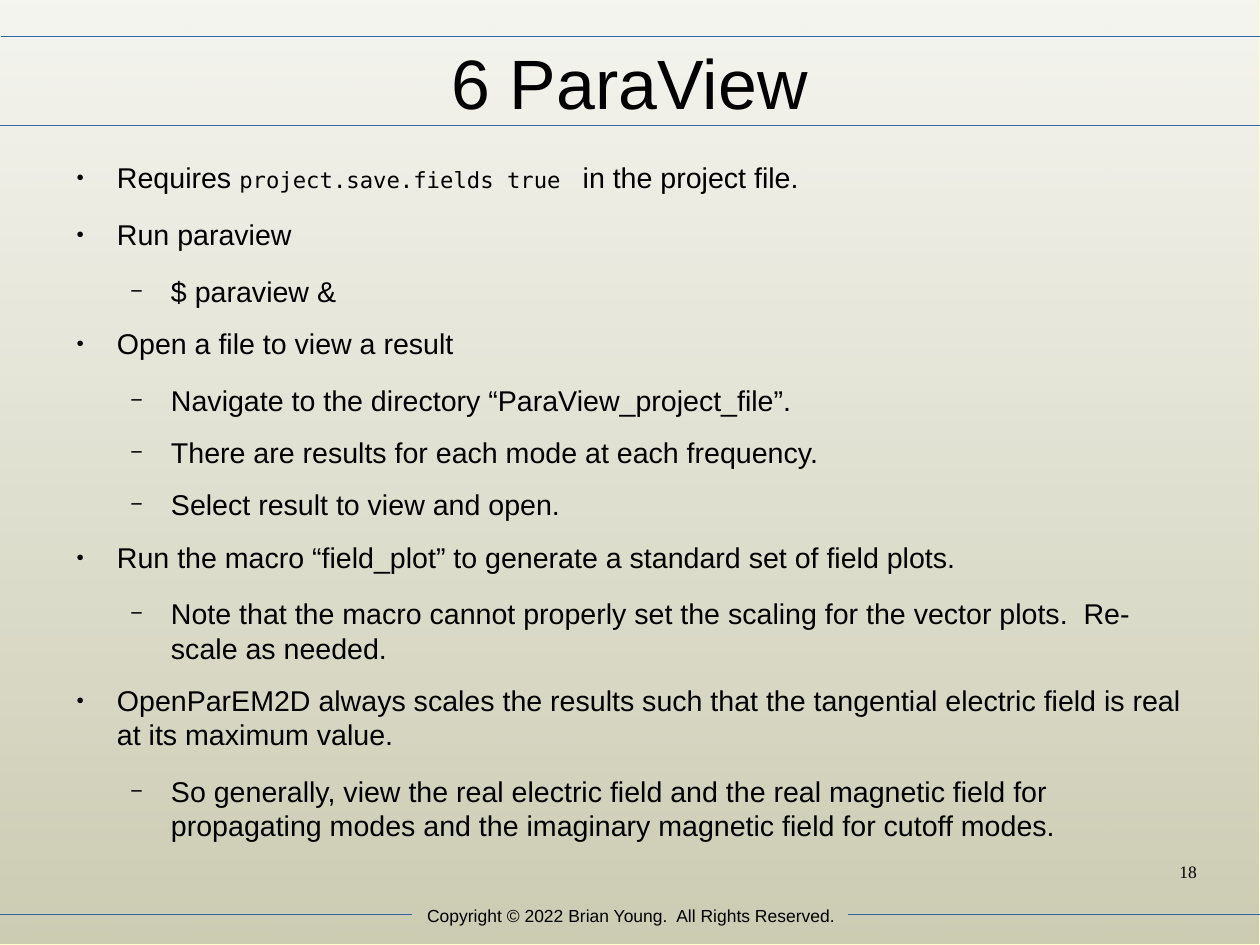
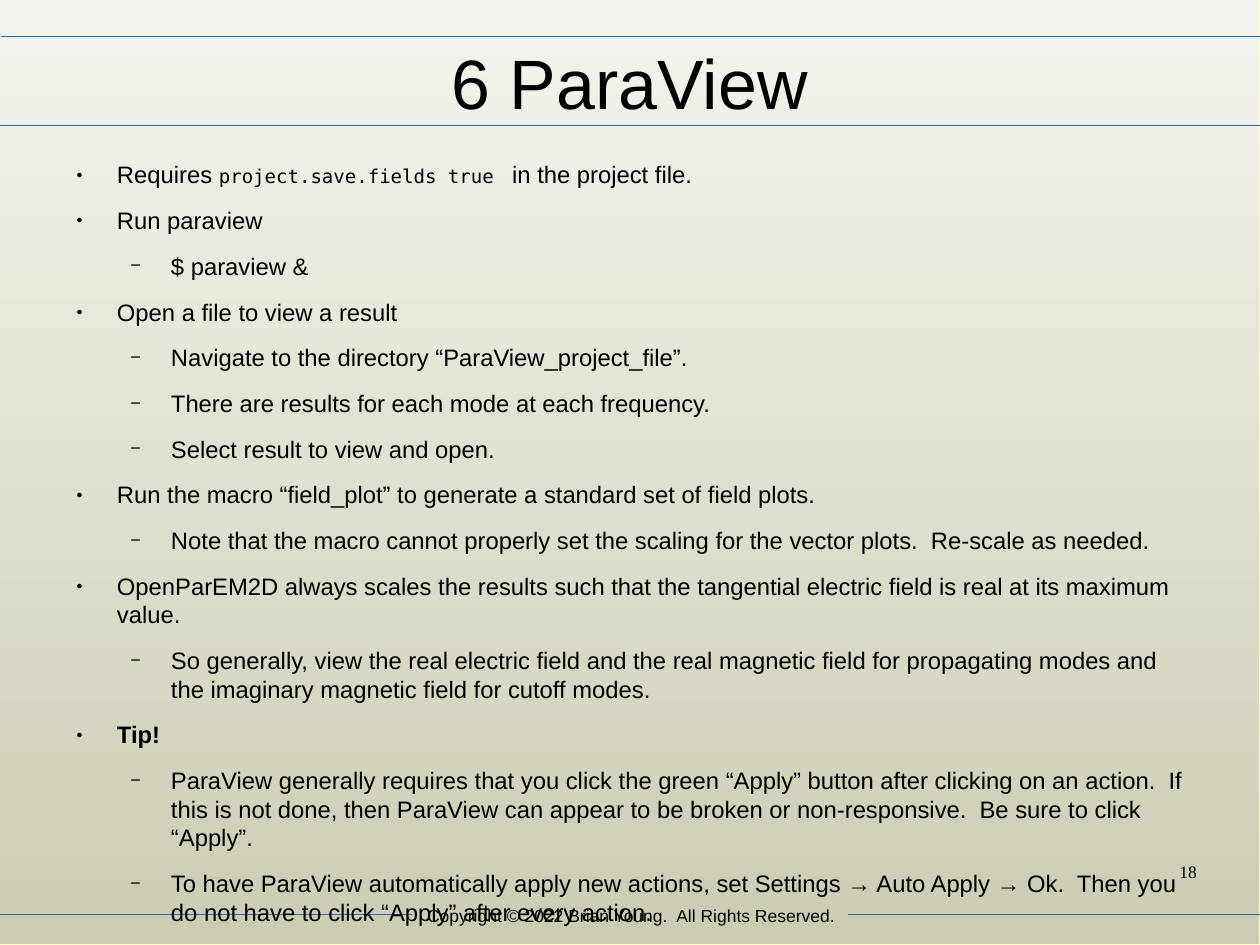
Before and after one commit to OpenParEM/OpenParEM2D, a slide deck: slide 18 of doc/openparem2D_user_manual.odp. Drawn at 1260x945 pixels with LibreOffice and Linux fonts; fonts in the diff are those of the drawing. Boxes give left, top, right and bottom in pixels: in the first picture for what was removed or moved away, otherwise in the second. Text is boxed around its words. In the diff, an @@ line names an element or a change of style, - is before the commit and + after.

```diff
--- a/doc/openparem2D_user_manual.odp
+++ b/doc/openparem2D_user_manual.odp
@@ text at box(117, 165, 1169, 703): size 18 to 15 pt in "Requires in the project file.", "Run paraview", "$ paraview &", "Open a file to view a result" and 7 more places; size 14 to 12 pt in "project.save.fields true"; less space between paragraphs @@
@@ text at box(117, 725, 1182, 926): paragraphs added @@
+● Tip!
+  − ParaView generally requires that you click the green “Apply” button after clicking on an action. If this is not done, then ParaView can appear to be broken or non-responsive. Be sure to click “Apply”.
+  − To have ParaView automatically apply new actions, set Settings → Auto Apply → Ok. Then you do not have to click “Apply” after every action.
```
Also in this commit, not shown: 4 other files.
